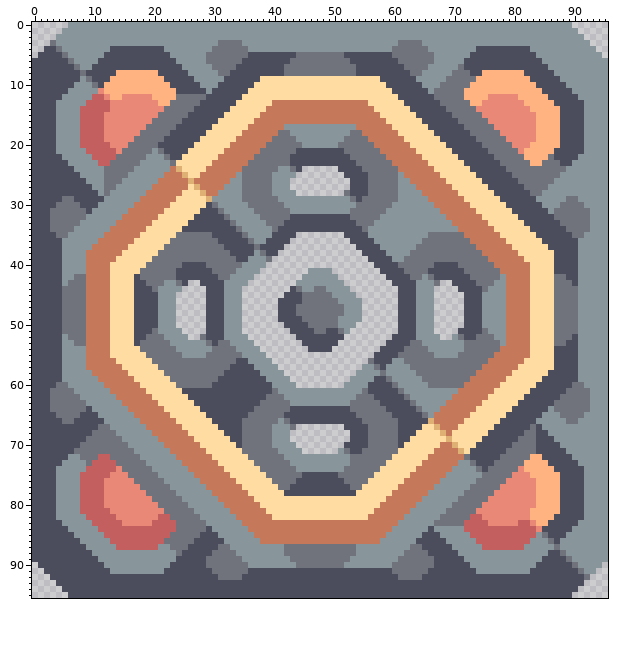
One commit to this sprite sheet: assets/sprites/blocks/power/geothermal-burner/geothermal-burner.png. The picture above is the old version.
The file is 96x96 pixels.
Now the later version:
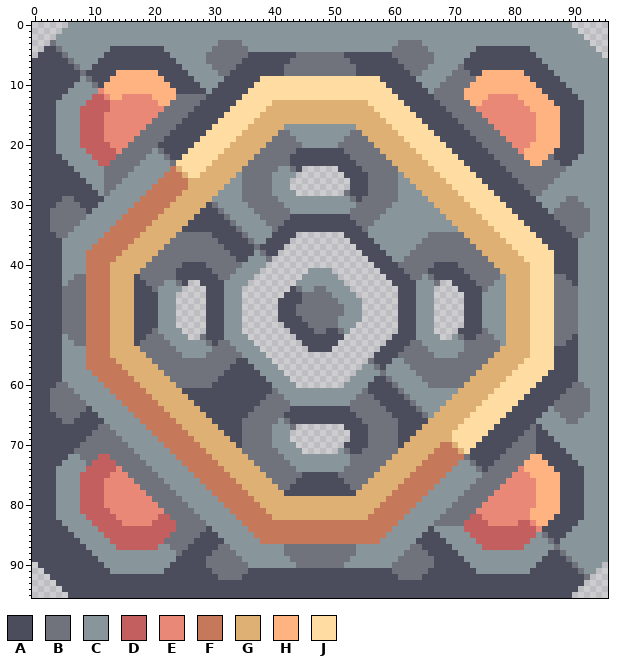
Palette (. is transparent): A #4b4c5c  B #71737c  C #88959a  D #c45f5f  E #ea8878  F #c5785a  G #dfb074  H #feb380  J #ffdda2
Edits made:
Changed rows in their new state; - is an unchanged pixel.
first column x 13:
13 ---------------------------GGGGGGGGGGGGGGGG---------------------------
14 --------------------------GGGGGGGGGGGGGGGGGG--------------------------
15 -------------------------GGGGGGGGGGGGGGGGGGGG-------------------------
16 ------------------------GGGGGGGGGGGGGGGGGGGGGG------------------------
17 -----------------------GGGGGG------------GGGGGG-----------------------
18 ----------------------GGGGGG--------------GGGGGG----------------------
19 ---------------------GGGGGG----------------GGGGGG---------------------
20 --------------------GGGGGG------------------GGGGGG--------------------
21 -------------------GGGGGG--------------------GGGGGG-------------------
22 ------------------GGGGGG----------------------GGGGGG------------------
23 -----------------GGGGGG------------------------GGGGGG-----------------
24 ----------------GGGGGG--------------------------GGGGGG----------------
25 ---------------GGGGGG----------------------------GGGGGG---------------
26 --------------GGGGGG------------------------------GGGGGG--------------
27 -------------G-GGGG--------------------------------GGGGGG-------------
28 ------------GGG-GG----------------------------------GGGGGG------------
29 -----------GGGGG-------------------------------------GGGGGG-----------
30 ----------GGGGGG--------------------------------------GGGGGG----------
31 ---------GGGGGG----------------------------------------GGGGGG---------
32 --------GGGGGG------------------------------------------GGGGGG--------
33 -------GGGGGG--------------------------------------------GGGGGG-------
34 ------GGGGGG----------------------------------------------GGGGGG------
35 -----GGGGGG------------------------------------------------GGGGGG-----
36 ----GGGGGG--------------------------------------------------GGGGGG----
37 ---GGGGGG----------------------------------------------------GGGGGG---
38 --GGGGGG------------------------------------------------------GGGGGG--
39 -GGGGGG--------------------------------------------------------GGGGGG-
40 GGGGGG----------------------------------------------------------GGGGGG
41 GGGGG------------------------------------------------------------GGGGG
42 GGGG--------------------------------------------------------------GGGG
43 GGGG--------------------------------------------------------------GGGG
44 GGGG--------------------------------------------------------------GGGG
45 GGGG--------------------------------------------------------------GGGG
46 GGGG--------------------------------------------------------------GGGG
47 GGGG--------------------------------------------------------------GGGG
48 GGGG--------------------------------------------------------------GGGG
49 GGGG--------------------------------------------------------------GGGG
50 GGGG--------------------------------------------------------------GGGG
51 GGGG--------------------------------------------------------------GGGG
52 GGGG--------------------------------------------------------------GGGG
53 GGGG--------------------------------------------------------------GGGG
54 GGGGG------------------------------------------------------------GGGGG
55 GGGGGG----------------------------------------------------------GGGGGG
56 -GGGGGG--------------------------------------------------------GGGGGG-
57 --GGGGGG------------------------------------------------------GGGGGG--
58 ---GGGGGG----------------------------------------------------GGGGGG---
59 ----GGGGGG--------------------------------------------------GGGGGG----
60 -----GGGGGG------------------------------------------------GGGGGG-----
61 ------GGGGGG----------------------------------------------GGGGGG------
62 -------GGGGGG--------------------------------------------GGGGGG-------
63 --------GGGGGG------------------------------------------GGGGGG--------
64 ---------GGGGGG----------------------------------------GGGGGG---------
65 ----------GGGGGG--------------------------------------GGGGGG----------
66 -----------GGGGGG-------------------------------------GGGGG-----------
67 ------------GGGGGG----------------------------------GG-GGG------------
68 -------------GGGGGG--------------------------------GGGG-G-------------
69 --------------GGGGGG------------------------------GGGGGG--------------
70 ---------------GGGGGG----------------------------GGGGGG---------------
71 ----------------GGGGGG--------------------------GGGGGG----------------
72 -----------------GGGGGG------------------------GGGGGG-----------------
73 ------------------GGGGGG----------------------GGGGGG------------------
74 -------------------GGGGGG--------------------GGGGGG-------------------
75 --------------------GGGGGG------------------GGGGGG--------------------
76 ---------------------GGGGGG----------------GGGGGG---------------------
77 ----------------------GGGGGG--------------GGGGGG----------------------
78 -----------------------GGGGGG------------GGGGGG-----------------------
79 ------------------------GGGGGGGGGGGGGGGGGGGGGG------------------------
80 -------------------------GGGGGGGGGGGGGGGGGGGG-------------------------
81 --------------------------GGGGGGGGGGGGGGGGGG--------------------------
82 ---------------------------GGGGGGGGGGGGGGGG---------------------------
Changed places in both pictures, as pixel boxes (x1, y1, x2, y2):
changed: (110, 100, 530, 520)
